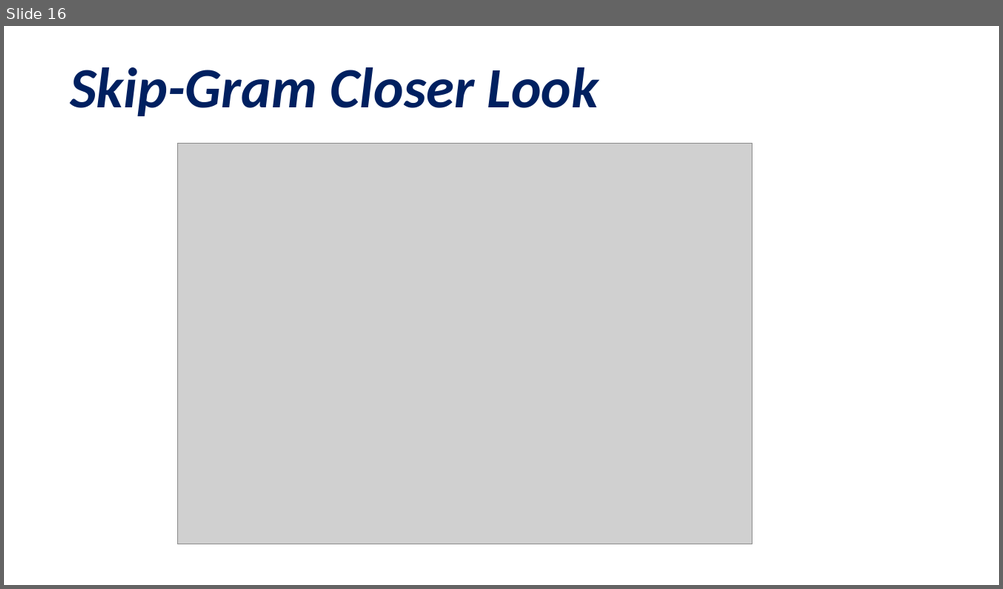
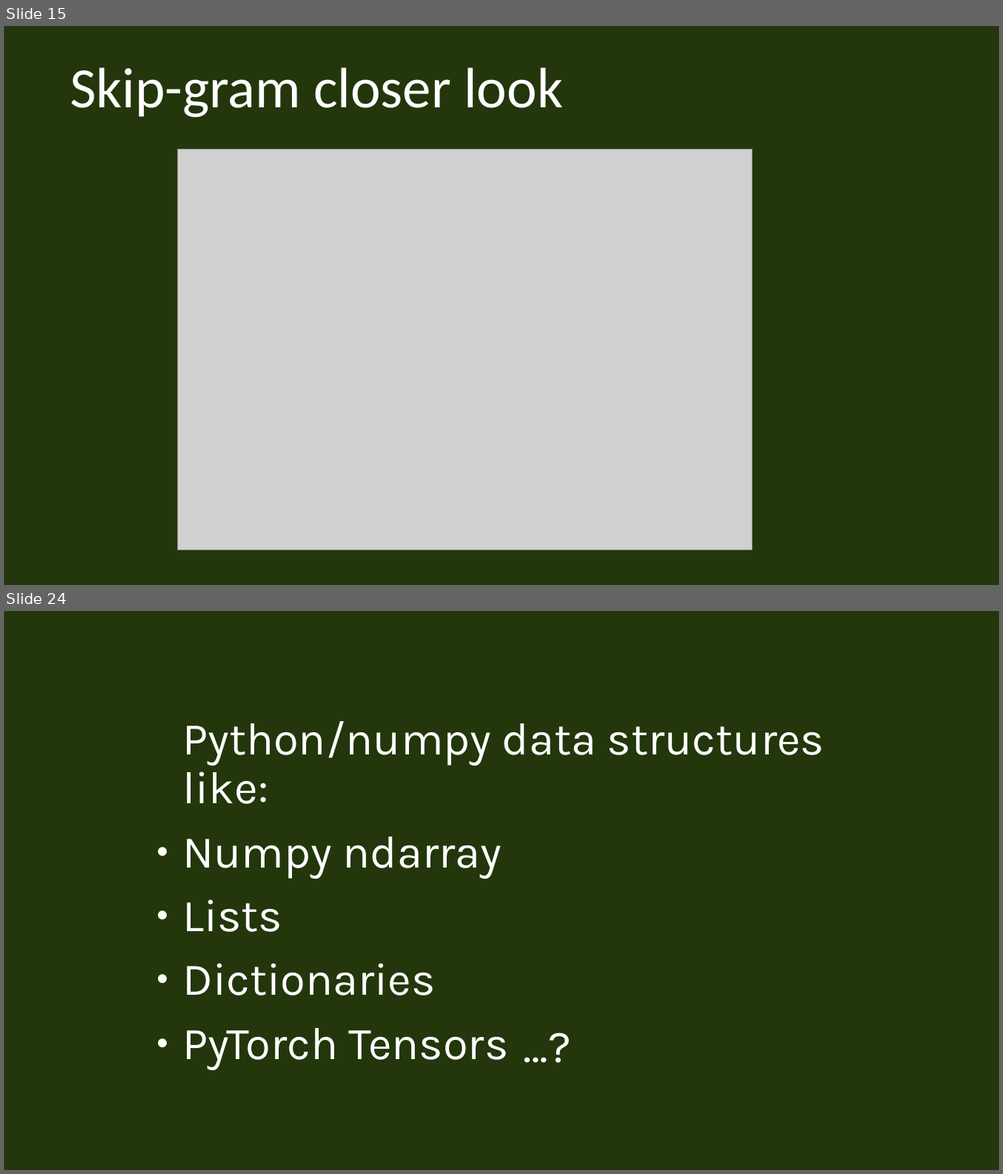
Before and after one commit to rifazn/patternlab, a slide deck: presentation/Pattern.odp. Shown one above the other, each under a label of ours: slide 16 before the commit, slides 15 and 24 after it; the slides between them are not shown. The pictures are 1003x589 and 1003x1174 pixels, drawn with LibreOffice and Linux fonts; fonts in the diff are those of the drawing; grey boxes stand for pictures. Boxes give left, top, right and bottom in pixels: in the first picture for what was removed or moved away, otherwise in the second. Text is boxed around its words. In the diff, an @@ line names an element or a change of style, - is before the commit and + after.

```diff
--- a/presentation/Pattern.odp
+++ b/presentation/Pattern.odp
@@ slide 24 added at [4, 611, 999, 1170], background #24360C @@
@@ text added at [182, 721, 824, 1071], 44 pt, text #FFFFFF @@
+Python/numpy data structures like:
+● Numpy ndarray
+● Lists
+● Dictionaries
+● PyTorch Tensors
@@ text added at [517, 1014, 587, 1083], 44 pt, text #FFFFFF @@
+…?
@@ what was slide 16 is now slide 15 @@
@@ slide 15 changed as well @@
@@ background #FFFFFF to #24360C @@
@@ title at [70, 67, 563, 118]: text changed; text colour #002060 to #FFFFFF; bold off; italic off @@
-Skip-Gram Closer Look
+Skip-gram closer look
@@ picture: place and size @@
-picture at [177, 143, 752, 545]
+picture at [177, 149, 752, 551]
```
Also in this commit, not shown: 1 other slide changed, 26 other slides added, 16 slides removed, 3 other files.
